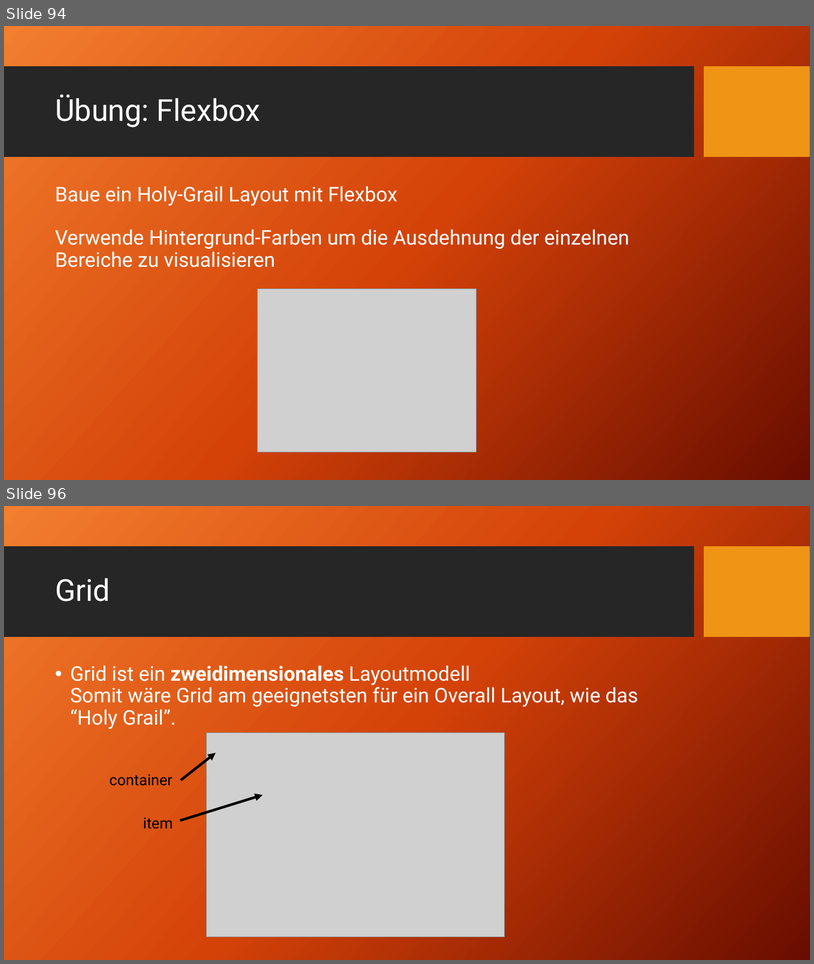
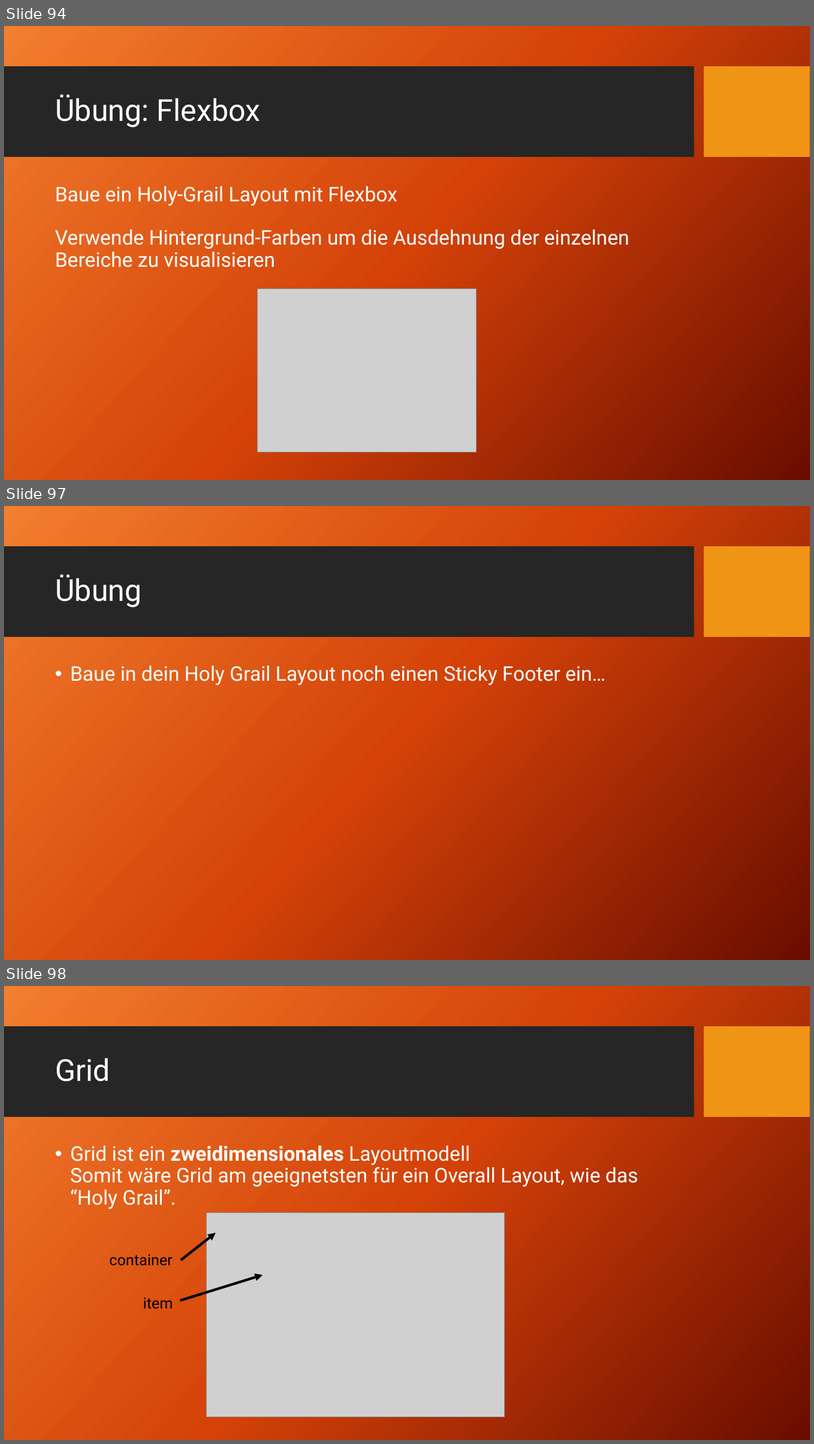
Before and after one commit to TomFrey/htmlCssBasicUebungen, a slide deck: html Schulung.pptx. Shown one above the other, each under a label of ours: slides 94 and 96 before the commit, slides 94, 97 and 98 after it; the slides between them are not shown. The pictures are 814x964 and 814x1444 pixels, drawn with LibreOffice and Linux fonts; fonts in the diff are those of the drawing; grey boxes stand for pictures; background and template pictures are left out. Boxes give left, top, right and bottom in pixels: in the first picture for what was removed or moved away, otherwise in the second. Text is boxed around its words. In the diff, an @@ line names an element or a change of style, - is before the commit and + after.

Commit message:
Übung für Sticky Footer im Holy Grail Layout

```diff
--- a/html Schulung.pptx
+++ b/html Schulung.pptx
@@ slide 97 added at [4, 506, 810, 960], background picture (left out); not listed: 2 template elements that a slide beside it also shows @@
@@ title added at [55, 574, 142, 607], 36 pt, text #FFFFFF @@
+Übung
@@ text added at [70, 665, 606, 685], 24 pt, text #FFFFFF @@
+• Baue in dein Holy Grail Layout noch einen Sticky Footer ein…
@@ what was slide 96 is now slide 98 @@
```
Also in this commit, not shown: 1 slide changed, 1 other slide added, 3 other files.
